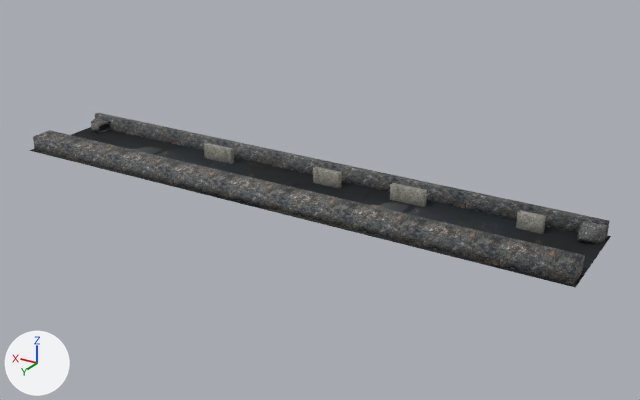
The OBJ model resources/Niveles/nivel3.obj as it was, and as the next commit left it.
The view is the same before and after, from a camera (50 mm lens) standing at (-347.0, 1207.0, 563.0) and looking at (343.0, 57.0, -12.0). Every picture has the same lights, and +X, +Y and +Z are marked at lower left. Where no turn or scale is listed for an object, it has been applied to the vertices.
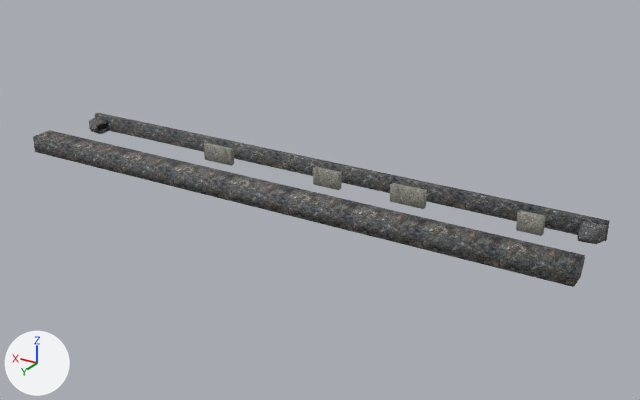
Changed parts and their boxes [x1, y1, x2, y2] in the pictures (640 x 400 px):
'Plane002', deleted (black)
    before: [256, 174, 611, 288]
'Plane003', deleted (black)
    before: [29, 127, 310, 207]

The change in detail:
Object 'Plane002' (ob_plane002) is deleted.
Object 'Plane003' (ob_plane003) is deleted.
